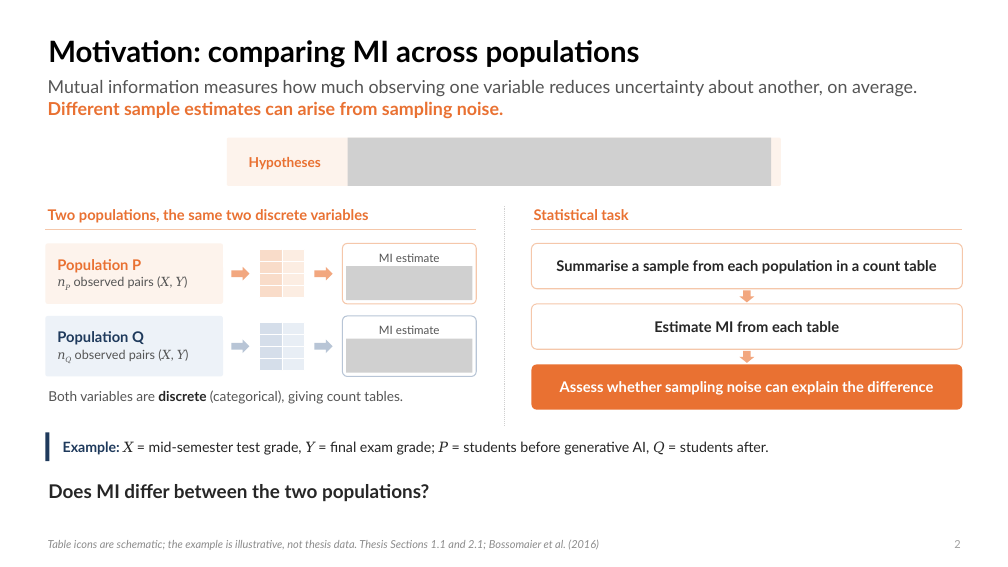
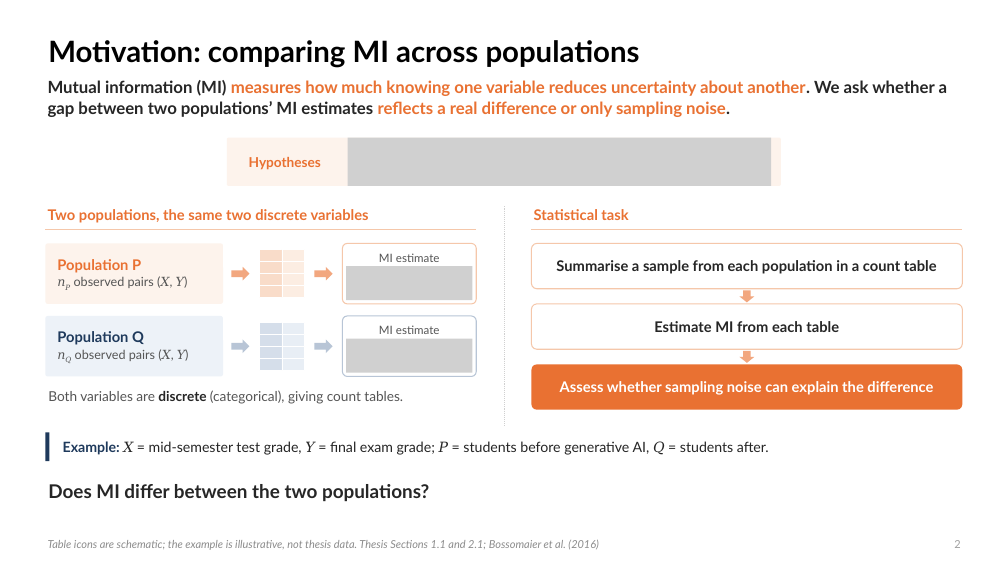
Before and after one commit to dzhao61/MCSResearchSimulations, a slide deck: slide 2 of Thesis Presentation/Daniel_Zhao_Welch_MI_Presentation_Final.pptx. Drawn at 1008x567 pixels with LibreOffice and Linux fonts; fonts in the diff are those of the drawing; grey boxes stand for pictures. Boxes give left, top, right and bottom in pixels: in the first picture for what was removed or moved away, otherwise in the second. Text is boxed around its words. In the diff, an @@ line names an element or a change of style, - is before the commit and + after.

```diff
--- a/Thesis Presentation/Daniel_Zhao_Welch_MI_Presentation_Final.pptx
+++ b/Thesis Presentation/Daniel_Zhao_Welch_MI_Presentation_Final.pptx
@@ text at (48,80,948,117): text changed; size 17 to 16 pt; text colour #555555 to #E97132; bold on @@
-Mutual information measures how much observing one variable reduces uncertainty about another, on average. Different sample estimates can arise from sampling noise.
+Mutual information (MI) measures how much knowing one variable reduces uncertainty about another. We ask whether a gap between two populations’ MI estimates reflects a real difference or only sampling noise.
```
Also in this commit, not shown: 22 other slides changed, 9 other files.
